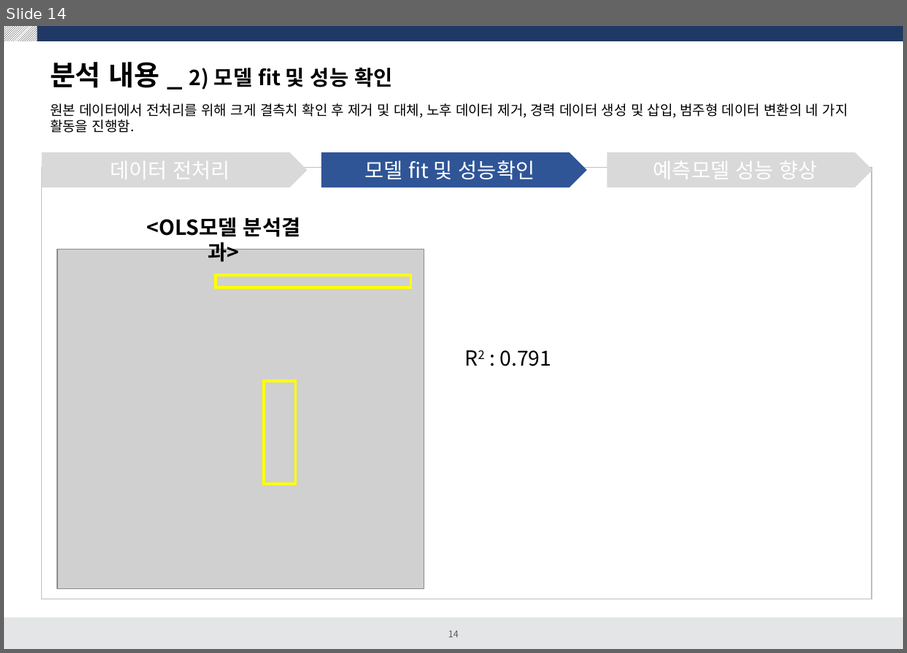
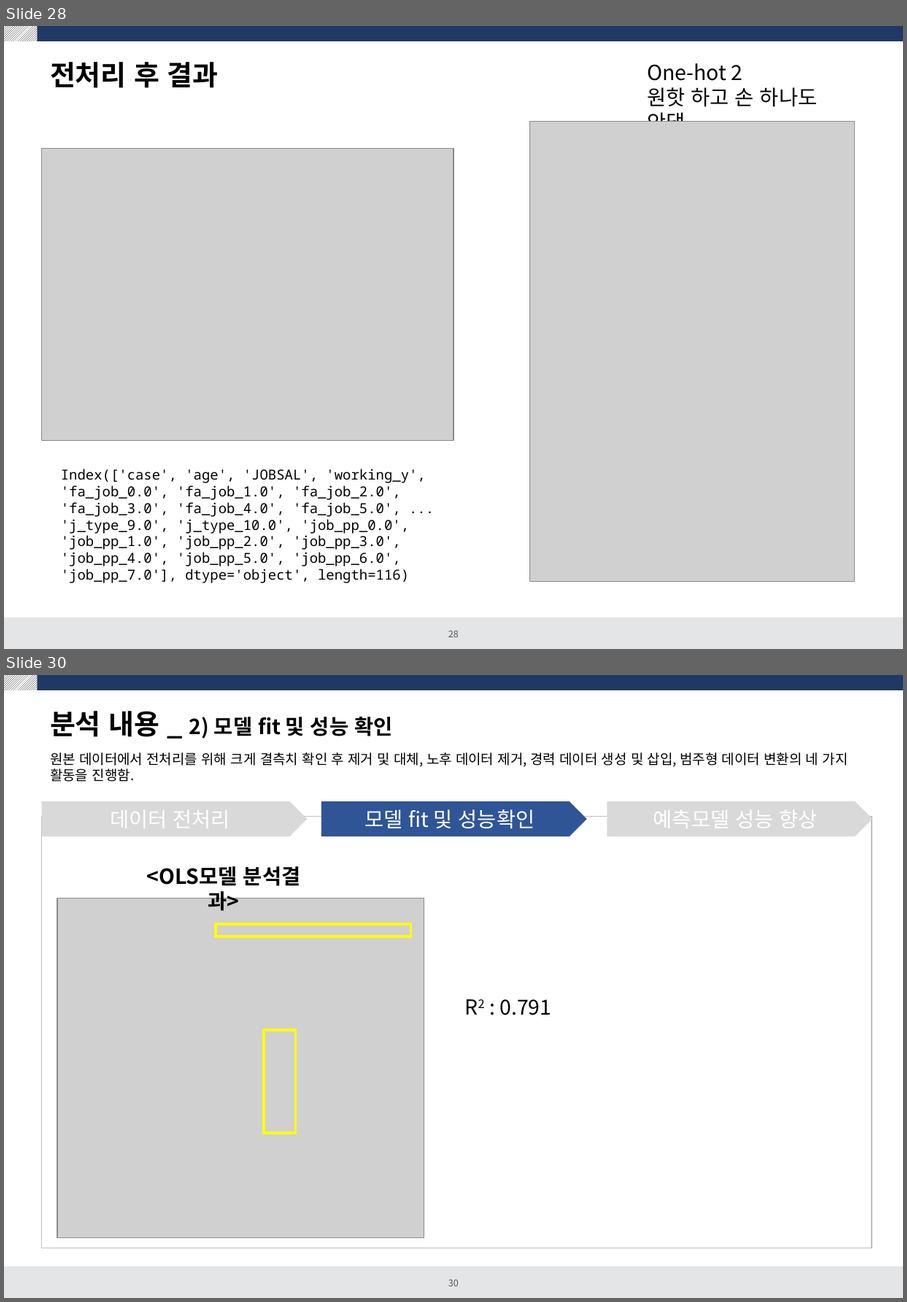
Before and after one commit to dss-14th/Regression_3_project, a slide deck: 여성임금 예측프로젝트.pptx. Shown one above the other, each under a label of ours: slide 14 before the commit, slides 28 and 30 after it; the slides between them are not shown. The pictures are 907x653 and 907x1302 pixels, drawn with LibreOffice and Linux fonts; fonts in the diff are those of the drawing; grey boxes stand for pictures. Boxes give left, top, right and bottom in pixels: in the first picture for what was removed or moved away, otherwise in the second. Text is boxed around its words. In the diff, an @@ line names an element or a change of style, - is before the commit and + after.

```diff
--- a/여성임금 예측프로젝트.pptx
+++ b/여성임금 예측프로젝트.pptx
@@ slide 28 added at (x1=4, y1=26, x2=903, y2=649), background #FFFFFF; not listed: 4 template elements that a slide beside it also shows @@
@@ title added at (x1=50, y1=62, x2=219, y2=88), 24 pt, text #000000, bold @@
+전처리 후 결과
@@ text added at (x1=647, y1=63, x2=817, y2=122), 18 pt, text #000000 @@
+One-hot 2
+원핫 하고 손 하나도 안댐
@@ picture added at (x1=530, y1=122, x2=855, y2=582) @@
@@ picture added at (x1=41, y1=148, x2=453, y2=441) @@
@@ text added at (x1=61, y1=468, x2=425, y2=583), 12 pt, text #000000 @@
+Index(['case', 'age', 'JOBSAL', 'working_y', 'fa_job_0.0', 'fa_job_1.0', 'fa_job_2.0', 'fa_job_3.0', 'fa_job_4.0', 'fa_job_5.0', ... 'j_type_9.0', 'j_type_10.0', 'job_pp_0.0', 'job_pp_1.0', 'job_pp_2.0', 'job_pp_3.0', 'job_pp_4.0', 'job_pp_5.0', 'job_pp_6.0', 'job_pp_7.0'], dtype='object', length=116)
@@ what was slide 14 is now slide 30 @@
@@ page number at (x1=449, y1=1279, x2=459, y2=1286): text changed @@
-14
+30
```
Also in this commit, not shown: 1 slide changed, 15 other slides added, 11 other files.
